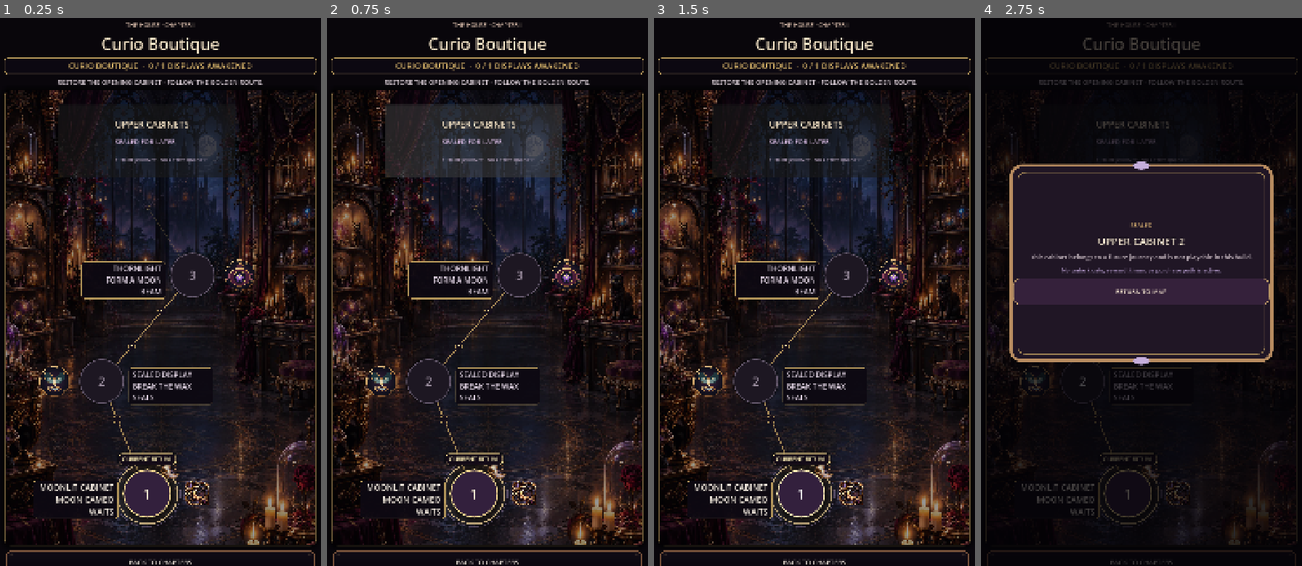
Above: before the commit, frames 1-4 (left to right).
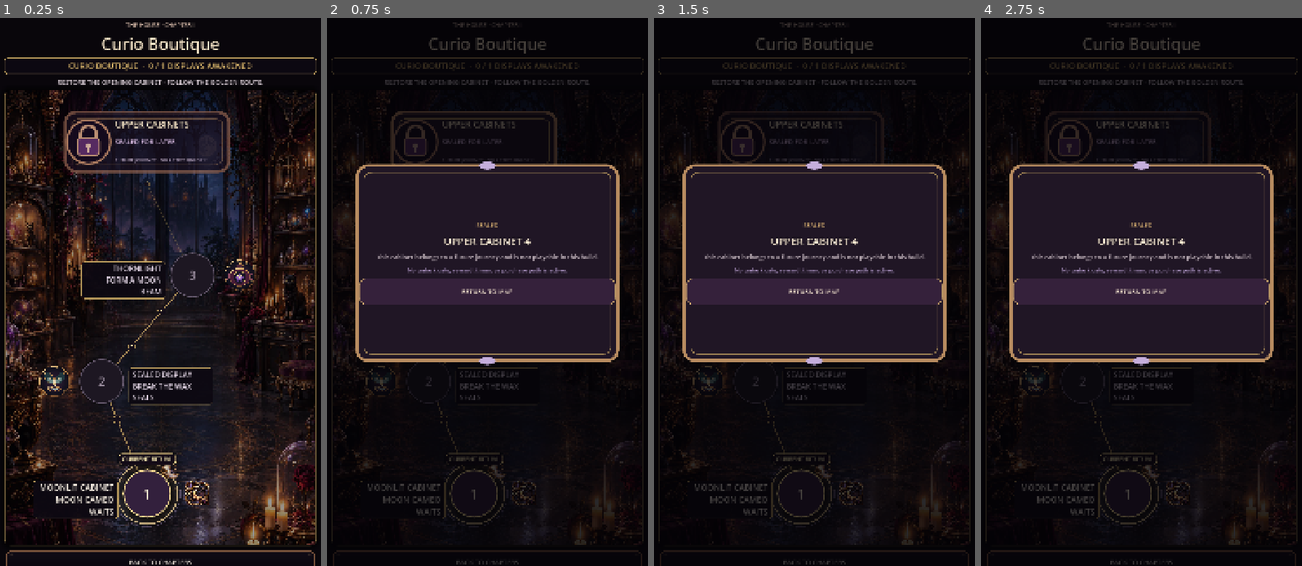
Above: after the commit, the same moments.

Repository: Jay-prodesign/akilta-match3
Game: Godot game, scene res://src/ui/map/chapter_map.tscn
Two runs of this game, one before a commit and one after it. Both use one fixed random seed, a clock stepped at 60 frames per second and the inputs below. This scene is started directly instead of the project's main scene.
Inputs:
- Up to frame 1 (0.25 s): no input
- Up to frame 2 (0.75 s): click "UPPER CABINETS" at 0.5 s
- Up to frame 3 (1.5 s): click "1" at 1.25 s
- Up to frame 4 (2.75 s): click "2" at 2 s

The runs differ from the first frame. In frame 1, 1.7% of the frame differs, in the area x 18-74%, y 16-44%; in frame 2, 39%, in the area x 1-99%, y 0-100%; in frame 3, 35%; in frame 4, 0.3%.

Commit message:
Collapse future route clutter into one truthful sealed-cabinet interaction

Diff:
--- a/src/ui/map/chapter_route_view.gd
+++ b/src/ui/map/chapter_route_view.gd
@@ -12,7 +12,9 @@
 const ROSE := Color("#C98BA8")
 const PieceAssetLoader = preload("res://src/match3/presentation/piece_asset_loader.gd")
 const ScreenArt = preload("res://src/ui/shared/screen_art_registry.gd")
+const ProductionChrome = preload("res://src/ui/theme/production_chrome.gd")
 const FRONTIER_ART_PATH := "res://assets/pieces/moon_sigil.webp"
+const FUTURE_SEAL_ART_PATH := "res://assets/ui/gameplay/booster_sealed_badge_v01.svg"
 const RELIC_ART_PATHS := {
 	1: "res://assets/curios/ch01_curio_moon_cameo_awakened_v01.webp",
 	2: "res://assets/curios/ch01_curio_moth_reliquary.png",
@@ -33,6 +35,8 @@
 var _frontier_level: int = -1
 var _frontier_focus: TextureRect
 var _frontier_label: Label
+var _future_seal_button: Button
+var _future_seal_art: TextureRect
 
 func _ready() -> void:
 	_bind_authored_route()
@@ -57,6 +61,9 @@
 
 func get_frontier_level() -> int:
 	return _frontier_level
+
+func get_future_seal_button() -> Button:
+	return _future_seal_button
 
 func _bind_authored_route() -> void:
 	custom_minimum_size = Vector2(route_width, 1500.0)
@@ -68,8 +75,16 @@
 
 	_frontier_focus = get_node_or_null("FrontierFocus") as TextureRect
 	_frontier_label = get_node_or_null("FrontierFocusLabel") as Label
+	_future_seal_button = get_node_or_null("FutureCabinetsSeal") as Button
+	_future_seal_art = get_node_or_null("FutureCabinetsSeal/SealArt") as TextureRect
 	if _frontier_focus != null:
 		_frontier_focus.texture = PieceAssetLoader.ornament(FRONTIER_ART_PATH)
+	if _future_seal_art != null:
+		_future_seal_art.texture = PieceAssetLoader.ornament(FUTURE_SEAL_ART_PATH)
+	if _future_seal_button != null:
+		ProductionChrome.apply_interactive_button(_future_seal_button, false, "chapter_future_seal")
+		_future_seal_button.tooltip_text = "Upper cabinets · future journey · no active unlock"
+		_future_seal_button.pressed.connect(_request_future_cabinets)
 
 	for level_number in range(1, visible_route_levels + 1):
 		var button := get_node_or_null("Level%d" % level_number) as Button
@@ -79,6 +94,8 @@
 			continue
 		button.tooltip_text = _tooltip_for(level_number)
 		button.pressed.connect(_request.bind(level_number))
+		button.visible = level_number <= 3
+		label.visible = level_number <= 3
 		_level_buttons[level_number] = button
 		_level_labels[level_number] = label
 		_centers[level_number] = button.position + button.size * 0.5
@@ -102,6 +119,11 @@
 		var plate := label.get_theme_stylebox("normal") if label != null else null
 		opening_labels_readable = opening_labels_readable and label != null and label.get_theme_font_size("font_size") >= 25 and plate is StyleBoxFlat and (plate as StyleBoxFlat).bg_color.a >= 0.9
 	var frontier_plate := _frontier_label.get_theme_stylebox("normal") if _frontier_label != null else null
+	var future_levels_suppressed := true
+	for level_number in range(4, visible_route_levels + 1):
+		var future_button := _level_buttons.get(level_number) as Button
+		var future_label := _level_labels.get(level_number) as Label
+		future_levels_suppressed = future_levels_suppressed and future_button != null and not future_button.visible and future_label != null and not future_label.visible
 	return {
 		"authored_level_slots": _level_buttons.size() == visible_route_levels and _level_labels.size() == visible_route_levels,
 		"authored_frontier_slots": _frontier_focus != null and _frontier_label != null,
@@ -109,6 +131,9 @@
 		"raster_relics_loaded": raster_relics_loaded,
 		"opening_label_readability": opening_labels_readable,
 		"frontier_label_readability": _frontier_label != null and _frontier_label.get_theme_font_size("font_size") >= 20 and frontier_plate is StyleBoxFlat,
+		"future_seal_authored": _future_seal_button != null and _future_seal_button.visible and _future_seal_art != null and _future_seal_art.texture != null,
+		"future_seal_raster_or_vector_art": FUTURE_SEAL_ART_PATH.ends_with(".webp") or FUTURE_SEAL_ART_PATH.ends_with(".png") or FUTURE_SEAL_ART_PATH.ends_with(".svg"),
+		"future_levels_visually_suppressed": future_levels_suppressed,
 		"runtime_node_factory": false,
 		"runtime_route_vfx_allowed": true,
 	}
@@ -119,6 +144,9 @@
 		return
 	var kind := "future_content" if level_number > canonical_level_cap else "progression_locked"
 	sealed_level_requested.emit(level_number, kind)
+
+func _request_future_cabinets() -> void:
+	sealed_level_requested.emit(4, "future_content")
 
 func _refresh() -> void:
 	if not is_node_ready() or _level_buttons.is_empty():
@@ -142,6 +170,8 @@
 		_level_states[level_number] = state
 		button.set_meta("level_state", state)
 		button.set_meta("sealed_kind", "" if open else ("future_content" if level_number > canonical_level_cap else "progression_locked"))
+		button.visible = level_number <= 3
+		label.visible = level_number <= 3
 		button.disabled = false
 		button.text = "✓" if completed else str(level_number)
 		button.tooltip_text = _tooltip_for(level_number)
@@ -266,11 +296,9 @@
 		draw_arc(frontier_center, frontier_radius + 8.0, 0.0, TAU, 48, Color("#F2D49A", 0.82), 4.0)
 		draw_arc(frontier_center, frontier_radius + 18.0, 0.0, TAU, 48, Color("#BFA5D8", 0.34), 2.0)
 
-	# Future levels remain visibly connected but subordinate to the opening
-	# three-level journey. Their lock/state styling is owned by live buttons.
-	var future_hub := Vector2(route_width * 0.50, 385.0)
-	draw_line(get_level_center(3), future_hub, Color(GOLD, 0.24), 2.0, true)
-	draw_circle(future_hub, 8.0, Color("#130D18", 0.90))
-	draw_arc(future_hub, 8.0, 0.0, TAU, 18, Color(GOLD, 0.38), 1.5)
-	for level_number in range(4, visible_route_levels + 1):
-		draw_line(future_hub, get_level_center(level_number), Color(LILAC, 0.11), 1.2, true)
+	# Future journey content is represented by one truthful authored seal card,
+	# not seven tiny pseudo-level nodes. Keep only a restrained continuation line.
+	var future_seal_anchor := Vector2(route_width * 0.50, 310.0)
+	draw_line(get_level_center(3), future_seal_anchor, Color(GOLD, 0.26), 3.0, true)
+	draw_circle(future_seal_anchor, 8.0, Color("#130D18", 0.92))
+	draw_arc(future_seal_anchor, 8.0, 0.0, TAU, 18, Color(GOLD, 0.44), 1.5)
